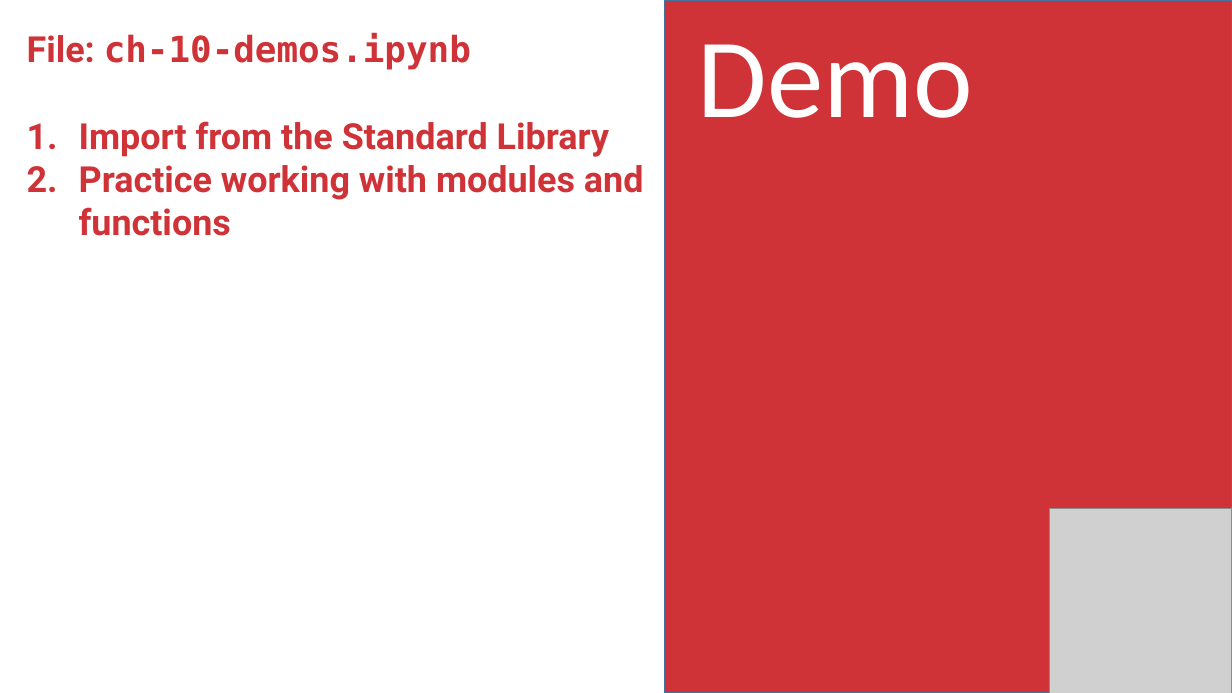
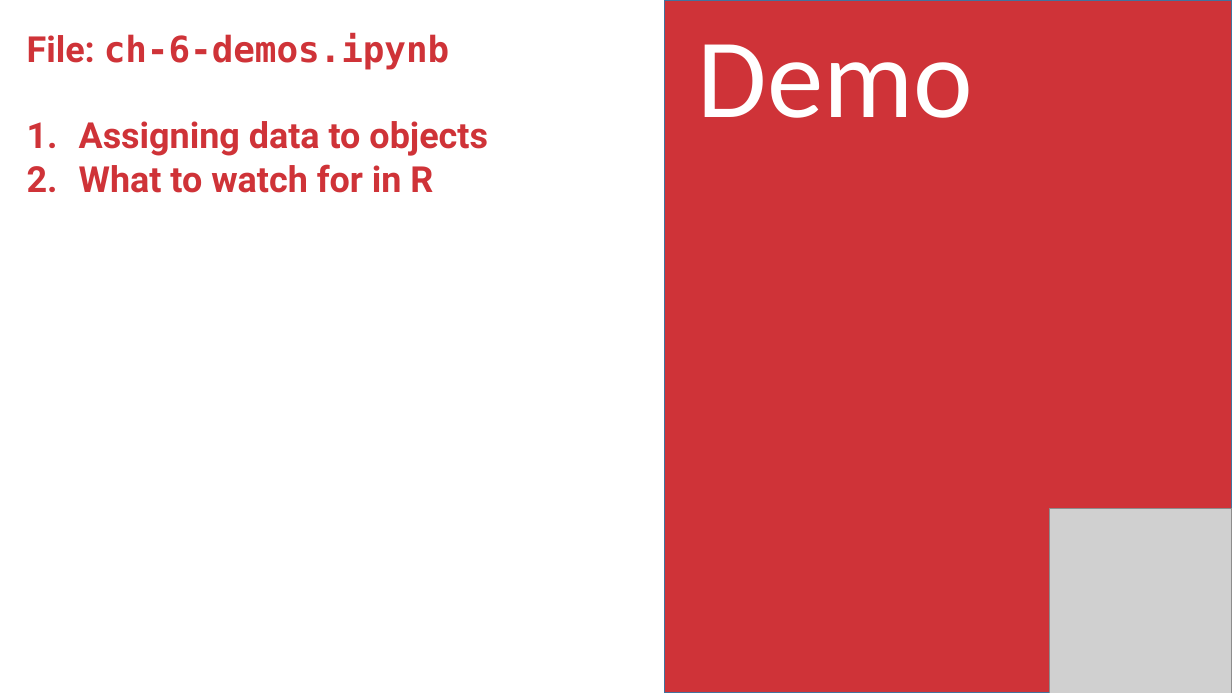
Before and after one commit to stringfestdata/aina-lets-learn-r, a slide deck: slide 12 of aina-lets-learn-r.pptx (slide 13 before the commit). Drawn at 1232x693 pixels with LibreOffice and Linux fonts; fonts in the diff are those of the drawing; grey boxes stand for pictures. Boxes give left, top, right and bottom in pixels: in the first picture for what was removed or moved away, otherwise in the second. Text is boxed around its words. In the diff, an @@ line names an element or a change of style, - is before the commit and + after.

```diff
--- a/aina-lets-learn-r.pptx
+++ b/aina-lets-learn-r.pptx
@@ text at [27, 33, 488, 193]: text changed @@
-File: ch-10-demos.ipynb
-1. Import from the Standard Library
-2. Practice working with modules and functions
+File: ch-6-demos.ipynb
+1. Assigning data to objects
+2. What to watch for in R
```
Also in this commit, not shown: 7 other slides changed, 4 slides added, 11 slides removed, 46 other files.
